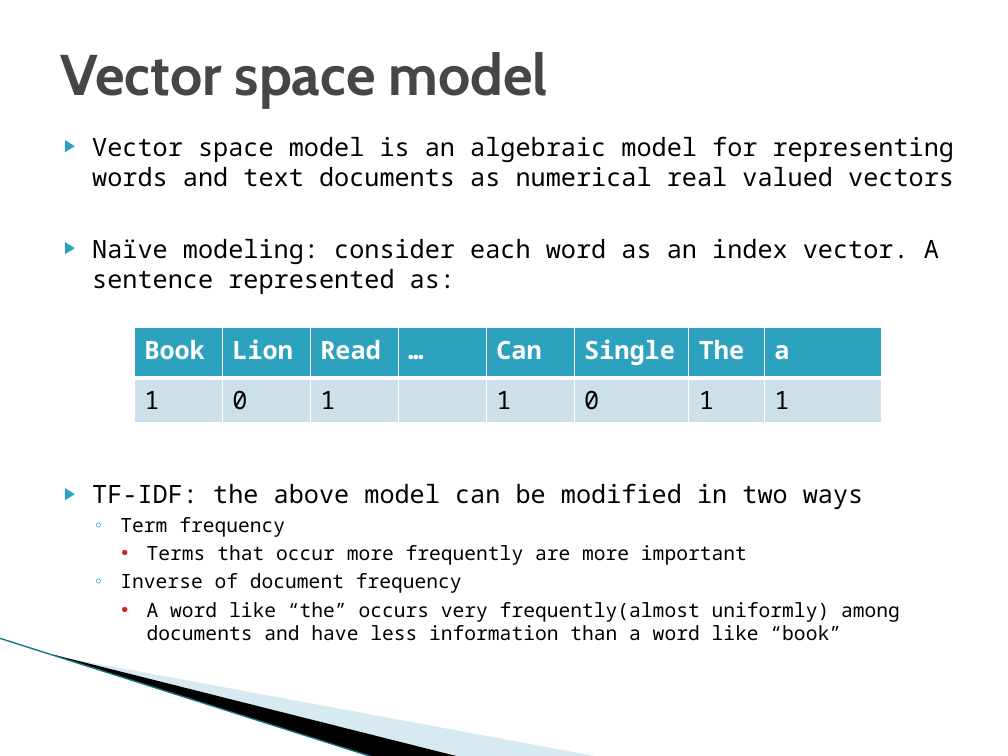
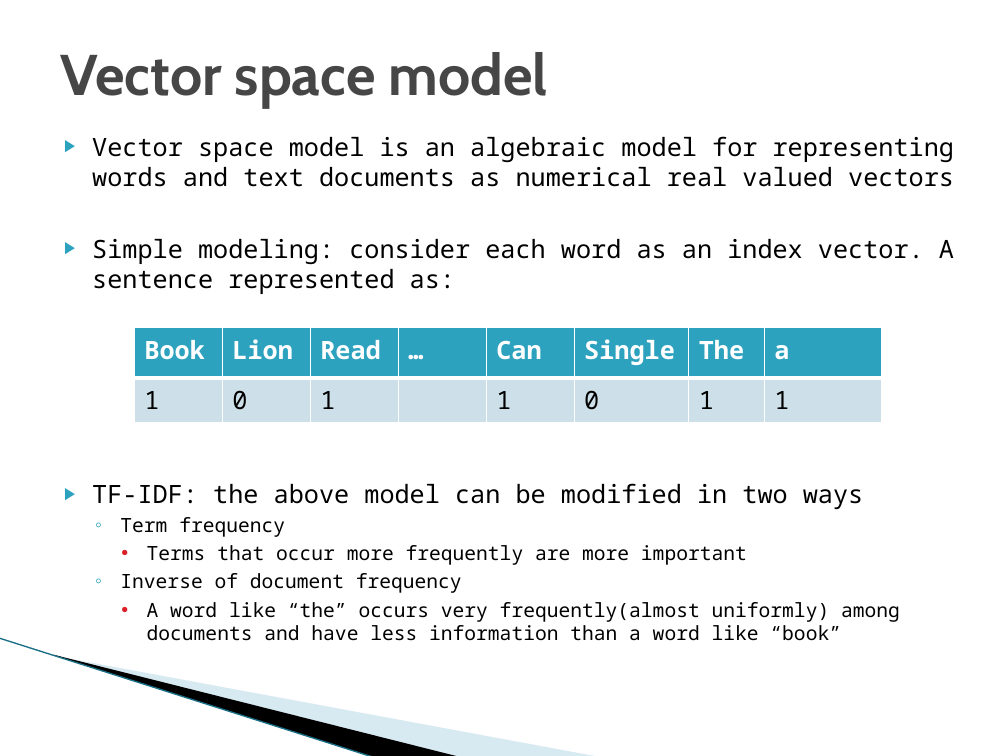
Before and after one commit to DU-ComputerVisionLab/Natural_Langauge_Processing, a slide deck: slide 28 of NLP_in_general.pptx (slide 23 before the commit). Drawn at 1008x756 pixels with LibreOffice and Linux fonts; fonts in the diff are those of the drawing; background and template pictures are left out. Boxes give left, top, right and bottom in pixels: in the first picture for what was removed or moved away, otherwise in the second. Text is boxed around its words. In the diff, an @@ line names an element or a change of style, - is before the commit and + after.

```diff
--- a/NLP_in_general.pptx
+++ b/NLP_in_general.pptx
@@ text at <box>92,239,954,294</box>: text changed @@
-▶ Naïve modeling: consider each word as an index vector. A sentence represented as:
+▶ Simple modeling: consider each word as an index vector. A sentence represented as:
```
Also in this commit, not shown: 8 other slides changed, 6 slides added, 4 slides removed.
